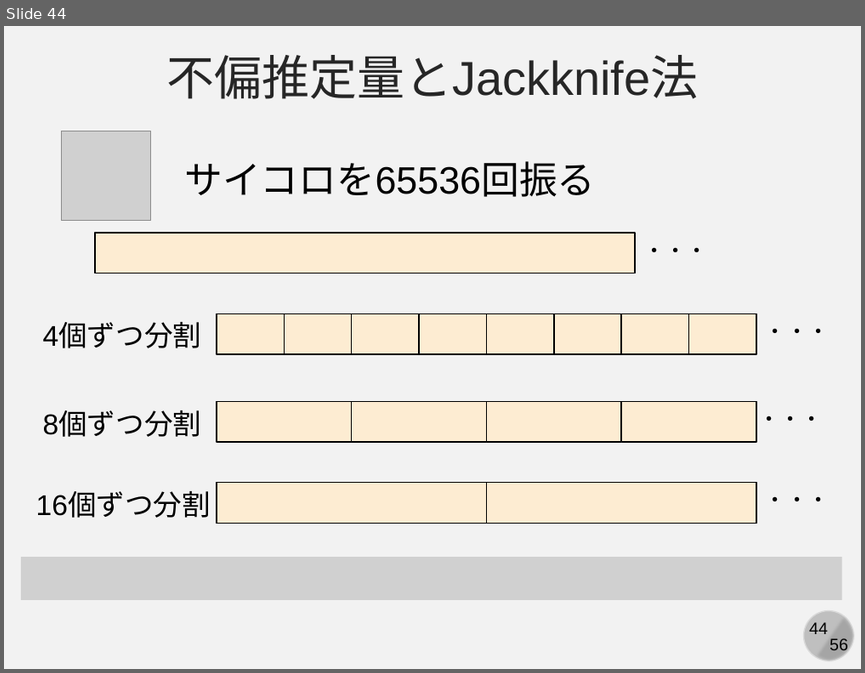
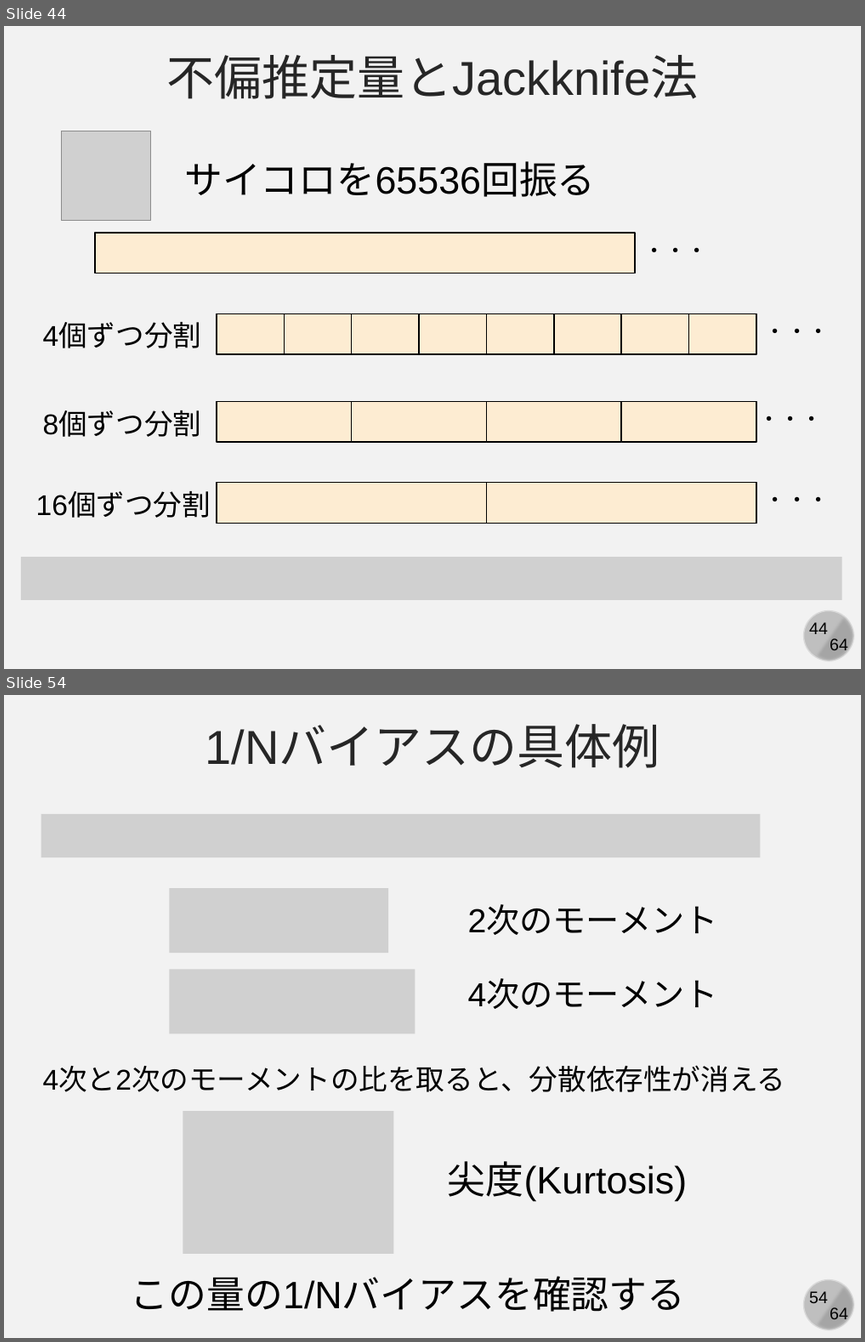
Before and after one commit to kaityo256/simulation_engineering, a slide deck: 03_mc_advanced/simulation03.pptx. Shown one above the other, each under a label of ours: slide 44 before the commit, slides 44 and 54 after it; the slides between them are not shown. The pictures are 865x673 and 865x1342 pixels, drawn with LibreOffice and Linux fonts; fonts in the diff are those of the drawing; grey boxes stand for pictures. Boxes give left, top, right and bottom in pixels: in the first picture for what was removed or moved away, otherwise in the second. Text is boxed around its words. In the diff, an @@ line names an element or a change of style, - is before the commit and + after.

```diff
--- a/03_mc_advanced/simulation03.pptx
+++ b/03_mc_advanced/simulation03.pptx
@@ slide 54 added at bbox=[4, 695, 861, 1338], background #F2F2F2; not listed: 4 template elements that a slide beside it also shows @@
@@ text added at bbox=[205, 726, 660, 768], 40 pt, text #262626 @@
+1/Nバイアスの具体例
@@ picture added at bbox=[41, 814, 760, 858] @@
@@ picture added at bbox=[170, 888, 389, 952] @@
@@ text added at bbox=[468, 906, 718, 935], 28 pt, text #000000 @@
+2次のモーメント
@@ picture added at bbox=[170, 970, 415, 1033] @@
@@ text added at bbox=[468, 980, 718, 1009], 28 pt, text #000000 @@
+4次のモーメント
@@ text added at bbox=[43, 1066, 786, 1092], 24 pt, text #000000 @@
+4次と2次のモーメントの比を取ると、分散依存性が消える
@@ picture added at bbox=[183, 1111, 394, 1253] @@
@@ text added at bbox=[448, 1161, 687, 1202], 32 pt, text #000000 @@
+尖度(Kurtosis)
@@ text added at bbox=[131, 1276, 686, 1311], 32 pt, text #000000 @@
+この量の1/Nバイアスを確認する
@@ slide 44 changed as well @@
@@ text at bbox=[829, 638, 848, 654]: text changed @@
-56
+64
```
Also in this commit, not shown: 44 other slides changed, 18 other slides added, 4 other files.
